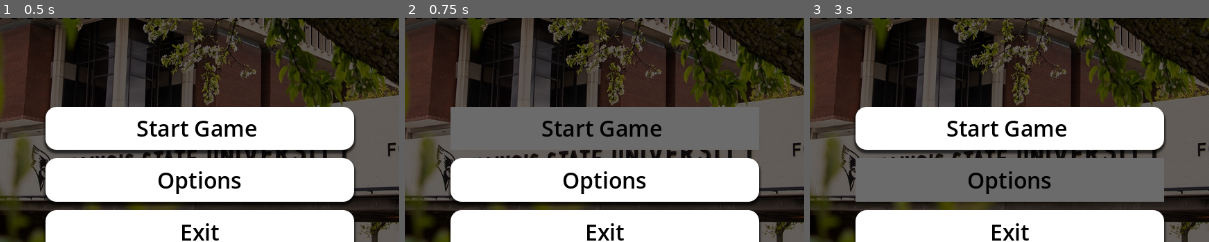
Above: before the commit, frames 1-3 (left to right).
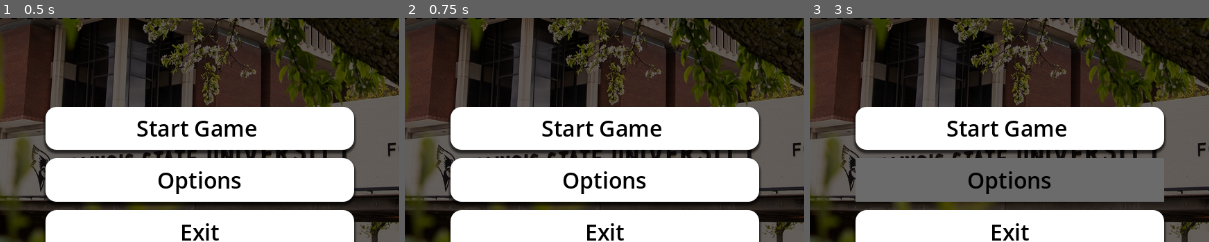
Above: after the commit, the same moments.

Repository: apakula036/practice-menu-style-game
Game: Godot game, scene res://scenes/main_menu.tscn
The game is run twice, just before and just after one commit, with the same random seed, the same clock (stepped at 60 frames per second) and the same inputs.
Inputs:
- Up to frame 1 (0.5 s): no input
- Up to frame 2 (0.75 s): click "Start Game" at 0.5 s
- Up to frame 3 (3 s): click "Start Game" at 1.25 s; click "Start Game" at 2 s; click "Options" at 2.75 s
The pictures show only the part of the screen within x 25-75%, y 20-70%; the shares and areas given below are measured in that part.

Frame 1 is identical in both runs. In frame 2, 15% of the frame differs, in the area x 11-90%, y 39-61%; in frame 3, nothing differs.

Commit message:
added new scene and edited scripts

Diff:
--- a/scenes/main_menu.gd
+++ b/scenes/main_menu.gd
@@ -3,6 +3,7 @@
 
 func _on_startgamebutton_pressed() -> void:
 	print("start")
+	get_tree().change_scene_to_file("res://scenes/main_menu.tscn")
 
 
 func _on_optionsbutton_pressed() -> void:
@@ -10,4 +11,4 @@
 
 
 func _on_quitgamebutton_pressed() -> void:
-	print("quit")
+	get_tree().quit()
